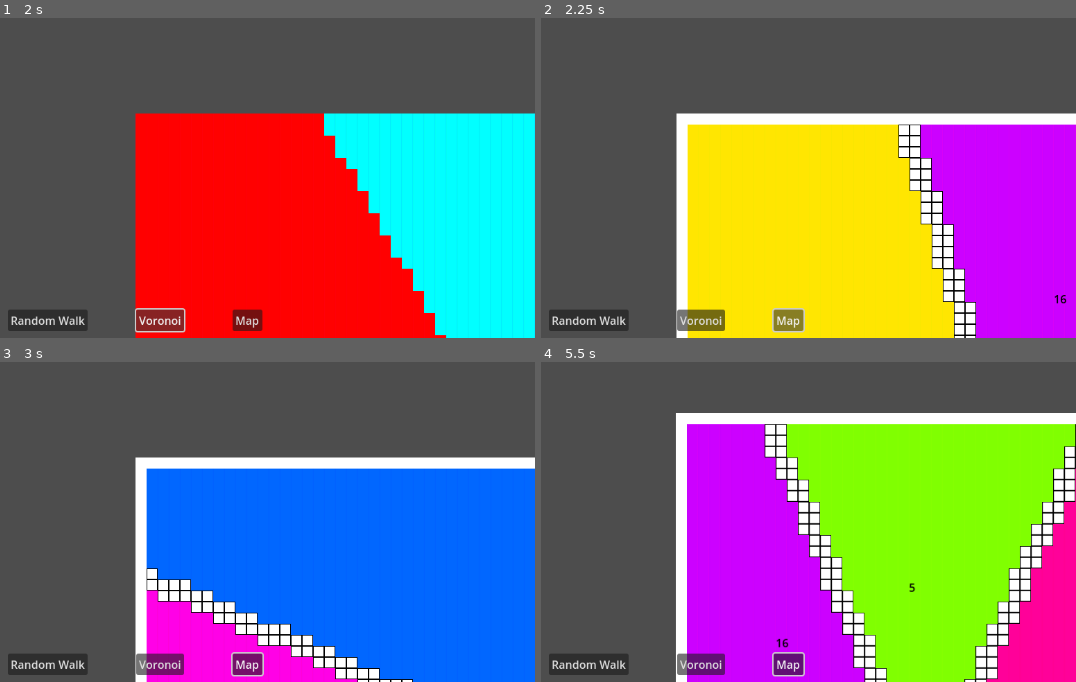
Above: before the commit, frames 1-4 (two rows, left to right).
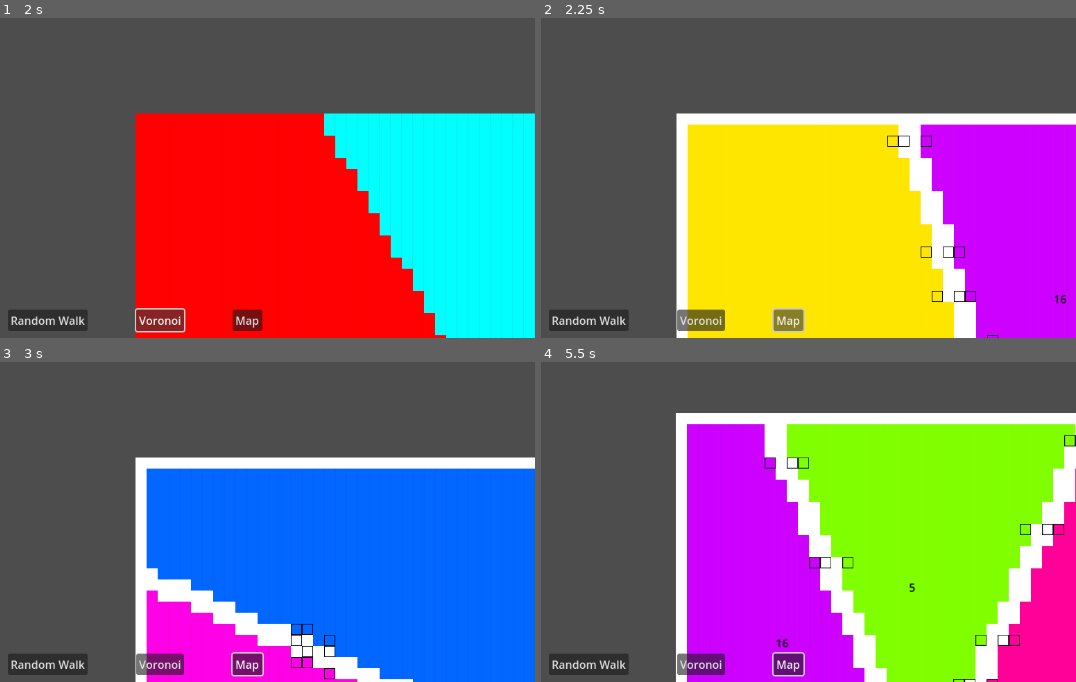
Above: after the commit, the same moments.

Repository: Diegodmbot/TFG-Procedural_Content_Generation_Godot
Game: Godot game, scene res://scenes/main.tscn
The game is run twice, just before and just after one commit, with the same random seed, the same clock (stepped at 60 frames per second) and the same inputs. The engine's default icon, where the game draws it, is replaced by a stand-in: a white triangle on a blue panel in a dark square.
Inputs (mouse positions are in pixels of both pictures, inside the frame that each line leads up to):
- Up to frame 1 (2 s): click "Random Walk" at 0.5 s; click "Voronoi" at 1.25 s
- Up to frame 2 (2.25 s): click "Map" at 2 s
- Up to frame 3 (3 s): tap Enter at 2.75 s; move the mouse to (310, 435) at 2.77 s; hold Right (move_right) from 2.78 s (still down); tap O at 2.85 s; click (310, 435) at 2.92 s
- Up to frame 4 (5.5 s): release Right (move_right) at 3.5 s; tap Space at 3.5, 5 s; drag from (outside the picture) to (637, 547) at 3.52 s; tap Enter at 4.25 s; move the mouse to (outside the picture) at 4.27 s; hold Right (move_right) 4.28-5 s; tap O at 4.35 s; drag from (637, 547) to (outside the picture) at 5.02 s

Frame 1 is identical in both runs. In frame 2, 1.1% of the frame differs, in the area x 64-86%, y 33-100%; in frame 3, 1.2%; in frame 4, 2.8%, in the area x 41-100%, y 19-100%.

Commit message:
Crear puertas posibles

Diff:
--- a/scenes/map.gd
+++ b/scenes/map.gd
@@ -56,17 +56,34 @@
 
 
 func set_doors():
-	for room in rooms.get_children():
-		for wall in room.area_borders as Array[Vector2]:
-			if map_borders.grow(-1).has_point(wall) and is_next_to_ground(room, wall):
-				room.add_avaible_door_position(room.id, wall)
+	for room in rooms.get_children() as Array[Room]:
+		while room.doors.size() < room.neighbors.size():
+			var new_door = room.area_borders.pick_random()
+			if map_borders.grow(-1).has_point(new_door):
+				for i in 4:
+					var direction = (i+1)*PI/2
+					var door_entry = new_door + Vector2(1,0).rotated(direction).round()
+					var door_exit = new_door + Vector2(2,0).rotated(direction + PI).round()
+					if is_ground(door_entry) and is_ground(door_exit) and not room.doors.has({"room_id": room.id, "coords": new_door}):
+						#room.add_avaible_door_position(room.id, new_door)
+						room.doors.append({"room_id": room.id, "coords": new_door, "entry": door_entry, "exit": door_exit})
+
+
+func is_ground(point: Vector2):
+	for room in rooms.get_children() as Array[Room]:
+		for cityzen in room.citizens:
+			if cityzen == point:
+				if room.area_borders.has(point):
+					return false
+				else:
+					return true
 
 
 func is_next_to_ground(room: Room, wall: Vector2):
 	for i in 4:
 		var direction = (i+1)*PI/2
 		var neighbor = wall + Vector2.RIGHT.rotated(direction).round()
-		if room.citizens.has(neighbor) and not room.area_borders.has(neighbor) :
+		if room.citizens.has(neighbor) and not room.area_borders.has(neighbor):
 			return true
 	return false
 
@@ -78,8 +95,12 @@
 			tile_map.set_cell(0, citizen, 1, tile_coords)
 		for wall in room.area_borders:
 			tile_map.set_cell(1, wall, 6, Vector2(0,0))
-		for wall in room.get_posible_doors_position():
-			for door in wall["walls"]:
-				tile_map.set_cell(2, door, 2, Vector2(0,0))
+		#for wall in room.get_posible_doors_position():
+			#for door in wall["walls"]:
+				#tile_map.set_cell(2, door, 2, Vector2(0,0))
+		for wall in room.doors:
+			tile_map.set_cell(2, wall["coords"], 2, Vector2(0,0))
+			tile_map.set_cell(2, wall["entry"], 2, Vector2(0,0))
+			tile_map.set_cell(2, wall["exit"], 2, Vector2(0,0))
 		#for wall in room.area_borders:
 			#tile_map.set_cell(2, wall, 2, Vector2(0,0))
--- a/scenes/room.gd
+++ b/scenes/room.gd
@@ -8,7 +8,7 @@
 var citizens: Array
 var area_borders = []
 var neighbors = []
-var avaible_door_positions: Array[Dictionary] # {"room_id": int, "walls": Array[Vector2]}
+#var avaible_door_positions: Array[Dictionary] # {"room_id": int, "walls": Array[Vector2]}
 var doors: Array[Dictionary] # {"room_id": int, "coords": Vector2}
 
 
@@ -33,19 +33,19 @@
 				area_borders.append(point)
 
 
-func get_posible_doors_position():
-	return avaible_door_positions
-
-
-func add_avaible_door_position(room_id: int, wall: Vector2):
-	var room_found = false
-	for room in avaible_door_positions:
-		if room["room_id"] == room_id:
-			room_found = true
-			room["walls"].append(wall)
-	if room_found == false:
-		var new_room = {"room_id": room_id, "walls": Array([wall])}
-		avaible_door_positions.append(new_room)
+#func get_posible_doors_position():
+	#return avaible_door_positions
+#
+#
+#func add_avaible_door_position(room_id: int, wall: Vector2):
+	#var room_found = false
+	#for room in avaible_door_positions:
+		#if room["room_id"] == room_id:
+			#room_found = true
+			#room["walls"].append(wall)
+	#if room_found == false:
+		#var new_room = {"room_id": room_id, "walls": Array([wall])}
+		#avaible_door_positions.append(new_room)
 
 
 func set_door(room_id: int, coords: Vector2):
